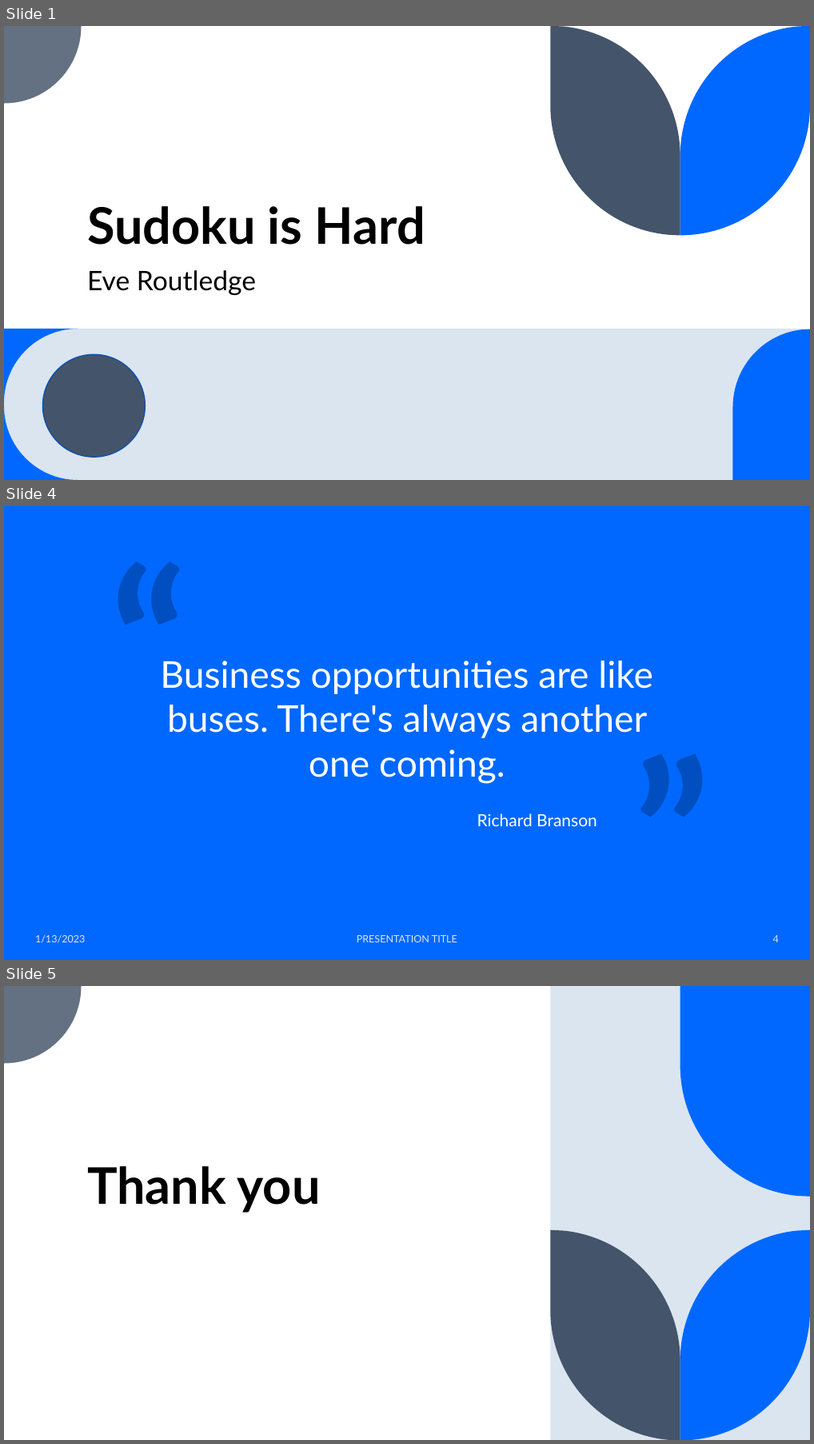
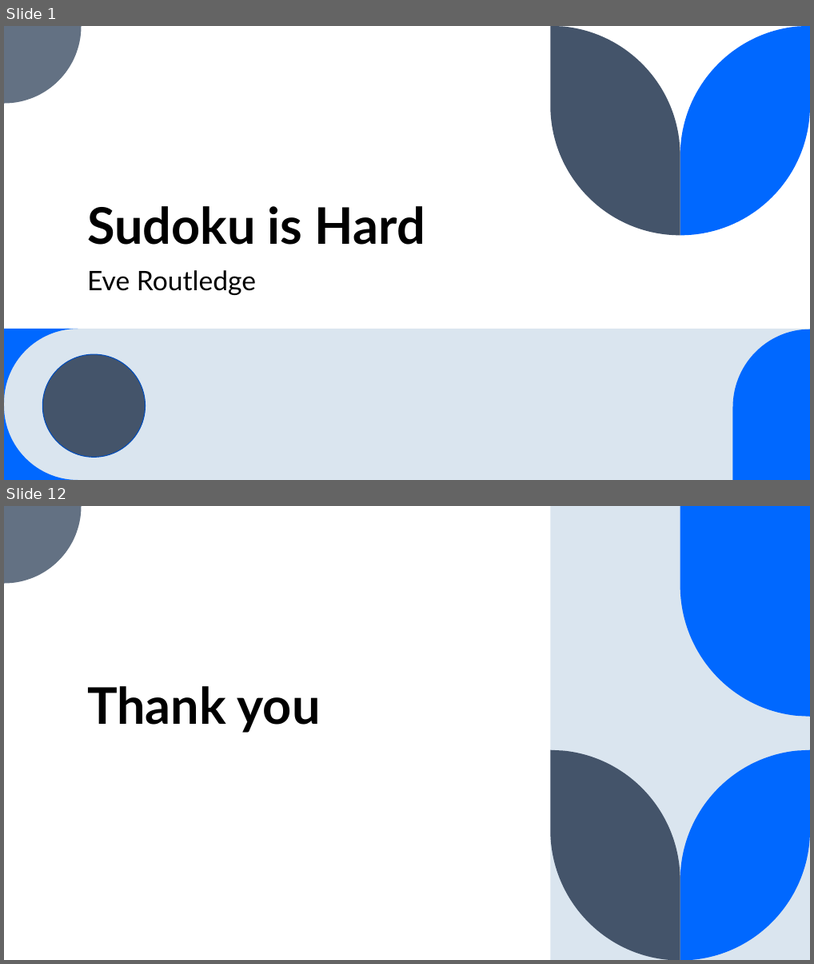
Before and after one commit to EveRoutledge/sudoku, a slide deck: SudokuPresentation.pptx. Shown one above the other, each under a label of ours: slides 1, 4 and 5 before the commit, slides 1 and 12 after it; the slides between them are not shown. The pictures are 814x1444 and 814x964 pixels, drawn with LibreOffice and Linux fonts; fonts in the diff are those of the drawing. Boxes give left, top, right and bottom in pixels: in the first picture for what was removed or moved away, otherwise in the second. Text is boxed around its words. In the diff, an @@ line names an element or a change of style, - is before the commit and + after.

```diff
--- a/SudokuPresentation.pptx
+++ b/SudokuPresentation.pptx
@@ slide 4 removed at [4, 506, 810, 960], background #0068FF @@
@@ text removed at [103, 542, 194, 614] @@
-“
@@ title removed at [160, 660, 654, 784] @@
-Business opportunities are like buses. There's always another one coming.
@@ text removed at [627, 733, 718, 805] @@
-”
@@ text removed at [478, 813, 598, 826] @@
-Richard Branson
@@ text removed at [35, 935, 85, 943] @@
-1/13/2023
@@ text removed at [357, 935, 458, 942] @@
-PRESENTATION TITLE
@@ page number removed at [774, 935, 779, 942] @@
-4
@@ what was slide 5 is now slide 12 @@
```
Also in this commit, not shown: 2 slides changed, 8 slides added, 6 other files.
